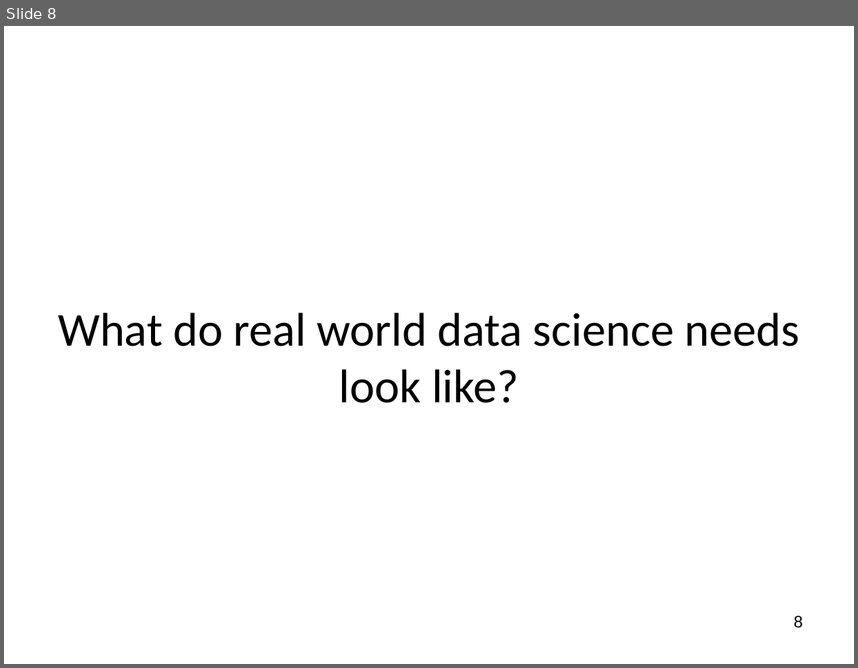
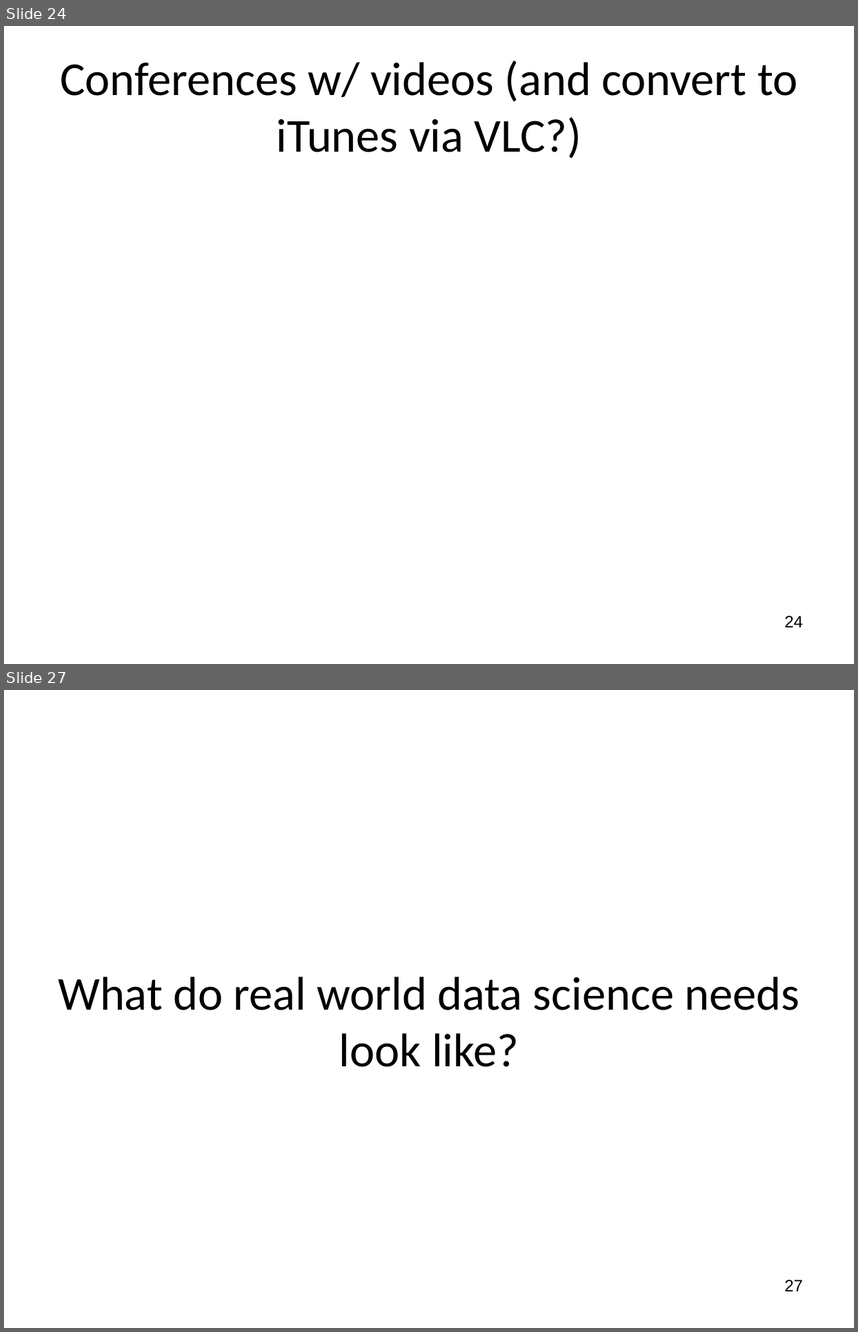
Before and after one commit to wsphd/datajam2018, a slide deck: dj2018.pptx. Shown one above the other, each under a label of ours: slide 8 before the commit, slides 24 and 27 after it; the slides between them are not shown. The pictures are 858x668 and 858x1332 pixels, drawn with LibreOffice and Linux fonts; fonts in the diff are those of the drawing. Boxes give left, top, right and bottom in pixels: in the first picture for what was removed or moved away, otherwise in the second. Text is boxed around its words. In the diff, an @@ line names an element or a change of style, - is before the commit and + after.

```diff
--- a/dj2018.pptx
+++ b/dj2018.pptx
@@ slide 24 added at [4,26,854,664], background #FFFFFF @@
@@ title added at [60,60,797,158], 40 pt, text #000000 @@
+Conferences w/ videos (and convert to iTunes via VLC?)
@@ page number added at [784,615,803,627], 14 pt, text #000000 @@
+24
@@ what was slide 8 is now slide 27 @@
@@ page number at [784,1279,803,1291]: text changed @@
-8
+27
```
Also in this commit, not shown: 4 slides changed, 18 other slides added.
